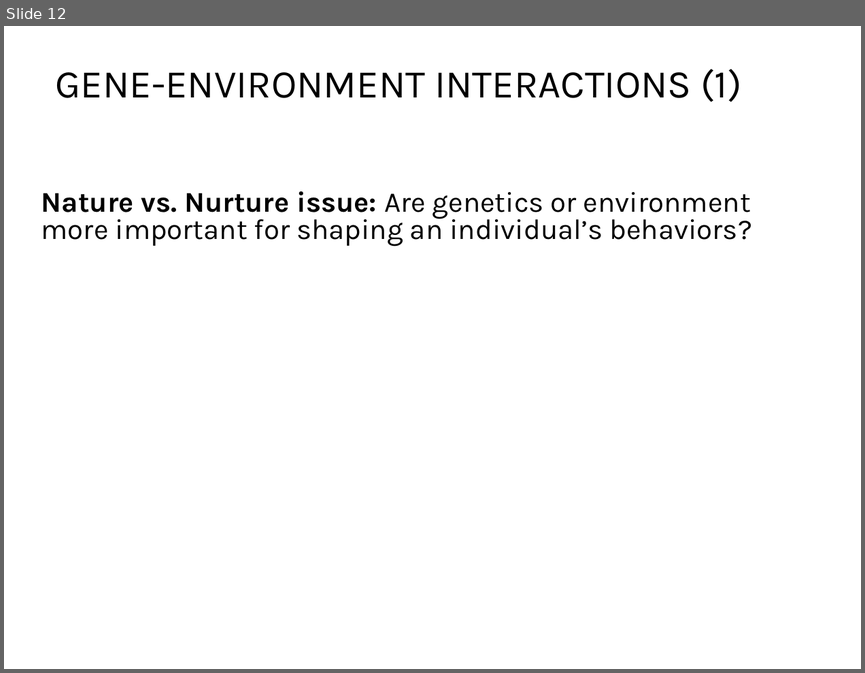
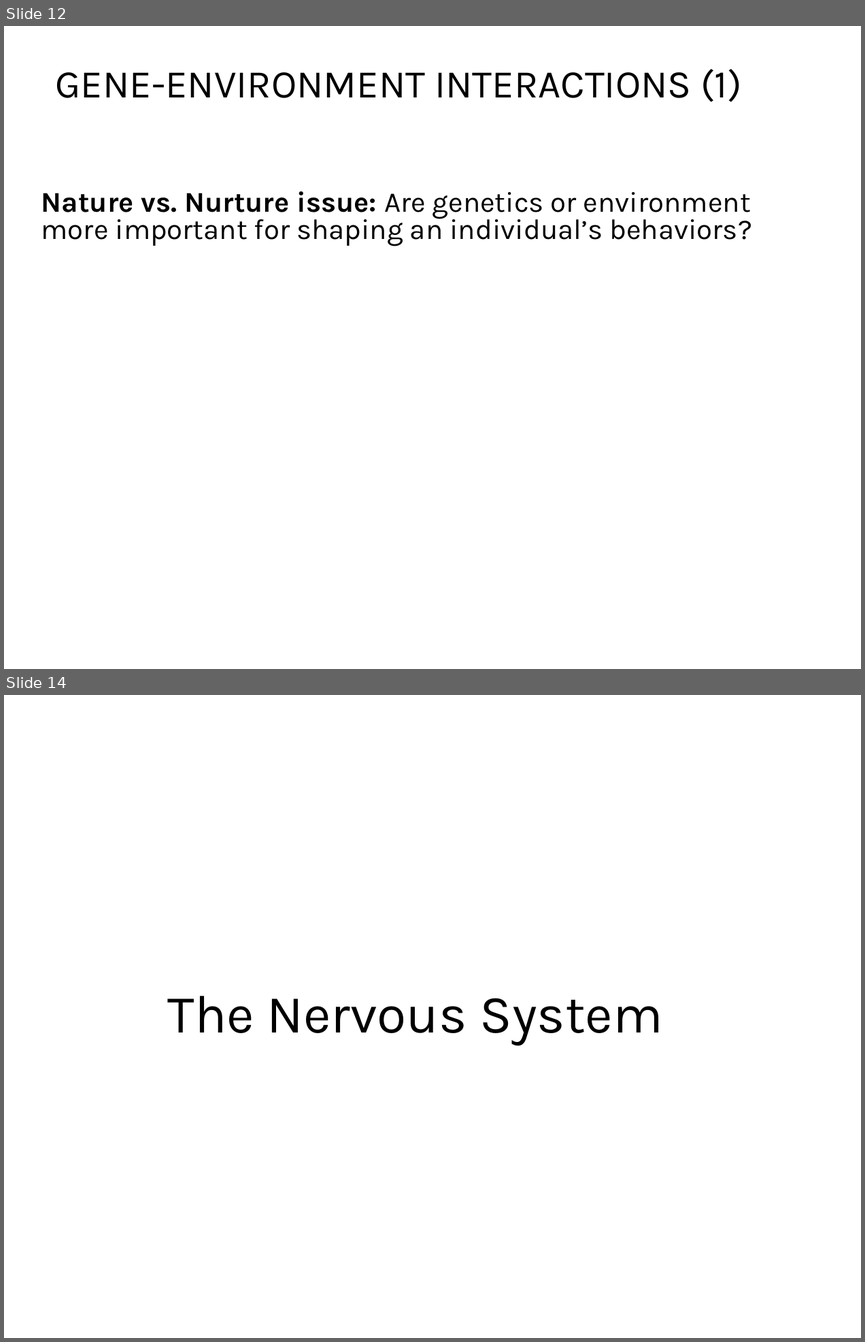
Before and after one commit to npm27/Teaching-Materials, a slide deck: Gen Psych II/Slides/3 Biopsychology.pptx. Shown one above the other, each under a label of ours: slide 12 before the commit, slides 12 and 14 after it; the slides between them are not shown. The pictures are 865x673 and 865x1342 pixels, drawn with LibreOffice and Linux fonts; fonts in the diff are those of the drawing. Boxes give left, top, right and bottom in pixels: in the first picture for what was removed or moved away, otherwise in the second. Text is boxed around its words. In the diff, an @@ line names an element or a change of style, - is before the commit and + after.

```diff
--- a/Gen Psych II/Slides/3 Biopsychology.pptx
+++ b/Gen Psych II/Slides/3 Biopsychology.pptx
@@ slide 14 added at (4,695,861,1338), background #FFFFFF @@
@@ title added at (168,996,663,1045), 45 pt, text #000000 @@
+The Nervous System
```
Also in this commit, not shown: 21 slides changed, 4 other slides added, 1 slide removed, 3 other files.
